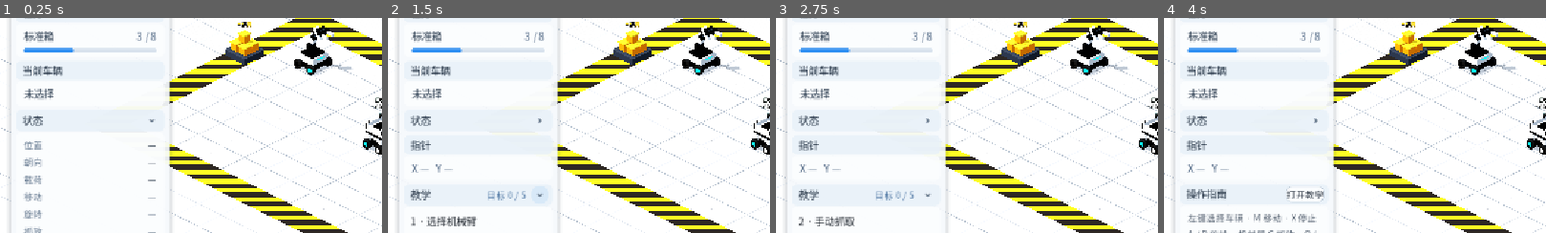
Above: before the commit, frames 1-4 (left to right).
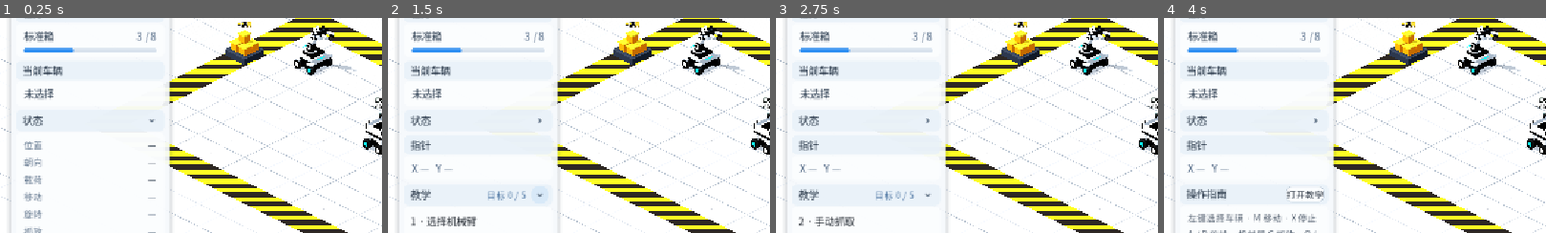
Above: after the commit, the same moments.

Repository: Ri0n72Y/automata
Game: Godot game, scene res://scenes/scene_01/scene_01_basic_packing.tscn
Two runs of this game, one before a commit and one after it. Both use one fixed random seed, a clock stepped at 60 frames per second and the inputs below.
Inputs (mouse positions are % of the whole screen's width and height, from its top left):
- Up to frame 1 (0.25 s): no input
- Up to frame 2 (1.5 s): click (20, 41) at 0.5 s; click (20, 58) at 1.27 s
- Up to frame 3 (2.75 s): click "下一步" at 2 s
- Up to frame 4 (4 s): click "上一步" at 2.75 s; click "跳过教学" at 3.5 s
The pictures show only the part of the screen within x 0-50%, y 17-67%; the shares and areas given below are measured in that part.

The runs differ from the first frame. In frame 1, 0.3% of the frame differs, in the area x 77-94%, y 3-26%; in frame 2, 0.3%; in frame 3, 0.3%; in frame 4, 0.3%.

Commit message:
art(scene-01): add beveled chassis, arm shrouds and wheel detailing

Diff:
--- a/scenes/scene_01/vehicles/arm_vehicle_placeholder.tscn
+++ b/scenes/scene_01/vehicles/arm_vehicle_placeholder.tscn
@@ -7,18 +7,8 @@
 [ext_resource type="Material" path="res://scenes/scene_01/materials/dark_mechanical_metal.tres" id="5_dark"]
 [ext_resource type="Material" path="res://scenes/scene_01/materials/rubber.tres" id="6_rubber"]
 [ext_resource type="Material" path="res://scenes/scene_01/materials/cyan_emissive.tres" id="7_cyan"]
-
-[sub_resource type="BoxMesh" id="LowerChassisMesh"]
-size = Vector3(0.74, 0.16, 0.7)
-
-[sub_resource type="BoxMesh" id="ChassisShellMesh"]
-size = Vector3(0.66, 0.24, 0.62)
-
-[sub_resource type="BoxMesh" id="TopDeckMesh"]
-size = Vector3(0.52, 0.08, 0.5)
-
-[sub_resource type="BoxMesh" id="BumperMesh"]
-size = Vector3(0.56, 0.08, 0.07)
+[ext_resource type="ArrayMesh" path="res://assets/scene_01/meshes/rounded_shell.obj" id="8_shell"]
+[ext_resource type="ArrayMesh" path="res://assets/scene_01/meshes/beveled_panel.obj" id="9_panel"]
 
 [sub_resource type="BoxMesh" id="StatusStripMesh"]
 size = Vector3(0.34, 0.035, 0.025)
@@ -47,17 +37,44 @@
 height = 0.22
 radial_segments = 24
 
-[sub_resource type="BoxMesh" id="UpperArmMesh"]
-size = Vector3(0.14, 0.48, 0.14)
-
-[sub_resource type="BoxMesh" id="LowerArmMesh"]
-size = Vector3(0.13, 0.42, 0.13)
-
-[sub_resource type="BoxMesh" id="ToolHeadMesh"]
-size = Vector3(0.34, 0.14, 0.16)
-
-[sub_resource type="BoxMesh" id="FingerMesh"]
-size = Vector3(0.07, 0.09, 0.25)
+[sub_resource type="BoxMesh" id="ArmorSkirtMesh"]
+size = Vector3(0.035, 0.105, 0.42)
+
+[sub_resource type="CylinderMesh" id="WheelRimMesh"]
+top_radius = 0.111
+bottom_radius = 0.111
+height = 0.018
+radial_segments = 32
+
+[sub_resource type="CylinderMesh" id="WheelCapMesh"]
+top_radius = 0.068
+bottom_radius = 0.068
+height = 0.022
+radial_segments = 32
+
+[sub_resource type="CylinderMesh" id="JointCapMesh"]
+top_radius = 0.087
+bottom_radius = 0.087
+height = 0.03
+radial_segments = 32
+
+[sub_resource type="CylinderMesh" id="JointCenterMesh"]
+top_radius = 0.042
+bottom_radius = 0.042
+height = 0.035
+radial_segments = 24
+
+[sub_resource type="BoxMesh" id="CoverStripMesh"]
+size = Vector3(0.017, 0.048, 0.23)
+
+[sub_resource type="BoxMesh" id="GripPadMesh"]
+size = Vector3(0.028, 0.066, 0.16)
+
+[sub_resource type="CylinderMesh" id="BaseRingMesh"]
+top_radius = 0.194
+bottom_radius = 0.194
+height = 0.037
+radial_segments = 32
 
 [sub_resource type="BoxShape3D" id="SelectionShape"]
 size = Vector3(0.91, 1.7, 0.91)
@@ -73,27 +90,32 @@
 
 [node name="LowerChassis" type="MeshInstance3D" parent="VisualRoot"]
 position = Vector3(0, 0.2, 0)
-mesh = SubResource("LowerChassisMesh")
+scale = Vector3(0.74, 0.16, 0.7)
+mesh = ExtResource("9_panel")
 material_override = ExtResource("5_dark")
 
 [node name="Body" type="MeshInstance3D" parent="VisualRoot"]
 position = Vector3(0, 0.36, 0)
-mesh = SubResource("ChassisShellMesh")
+scale = Vector3(0.66, 0.24, 0.62)
+mesh = ExtResource("8_shell")
 material_override = ExtResource("4_white")
 
 [node name="TopDeck" type="MeshInstance3D" parent="VisualRoot"]
 position = Vector3(0, 0.52, 0.015)
-mesh = SubResource("TopDeckMesh")
+scale = Vector3(0.52, 0.08, 0.5)
+mesh = ExtResource("9_panel")
 material_override = ExtResource("5_dark")
 
 [node name="FrontBumper" type="MeshInstance3D" parent="VisualRoot"]
 position = Vector3(0, 0.24, -0.365)
-mesh = SubResource("BumperMesh")
+scale = Vector3(0.56, 0.08, 0.07)
+mesh = ExtResource("9_panel")
 material_override = ExtResource("5_dark")
 
 [node name="RearBumper" type="MeshInstance3D" parent="VisualRoot"]
 position = Vector3(0, 0.24, 0.365)
-mesh = SubResource("BumperMesh")
+scale = Vector3(0.56, 0.08, 0.07)
+mesh = ExtResource("9_panel")
 material_override = ExtResource("5_dark")
 
 [node name="DirectionMarker" type="MeshInstance3D" parent="VisualRoot"]
@@ -163,7 +185,8 @@
 [node name="UpperArm" type="MeshInstance3D" parent="VisualRoot"]
 position = Vector3(0, 0.94, 0.0)
 rotation = Vector3(-0.48, 0, 0)
-mesh = SubResource("UpperArmMesh")
+scale = Vector3(0.14, 0.48, 0.14)
+mesh = ExtResource("9_panel")
 material_override = ExtResource("4_white")
 
 [node name="Elbow" type="MeshInstance3D" parent="VisualRoot"]
@@ -175,7 +198,8 @@
 [node name="LowerArm" type="MeshInstance3D" parent="VisualRoot"]
 position = Vector3(0, 1.28, -0.22)
 rotation = Vector3(0.58, 0, 0)
-mesh = SubResource("LowerArmMesh")
+scale = Vector3(0.13, 0.42, 0.13)
+mesh = ExtResource("9_panel")
 material_override = ExtResource("4_white")
 
 [node name="Wrist" type="MeshInstance3D" parent="VisualRoot"]
@@ -186,22 +210,231 @@
 
 [node name="WorkHead" type="MeshInstance3D" parent="VisualRoot"]
 position = Vector3(0, 1.42, -0.45)
-mesh = SubResource("ToolHeadMesh")
+scale = Vector3(0.34, 0.14, 0.16)
+mesh = ExtResource("8_shell")
 material_override = ExtResource("5_dark")
 
 [node name="GripperLeft" type="MeshInstance3D" parent="VisualRoot"]
 position = Vector3(-0.13, 1.37, -0.62)
-mesh = SubResource("FingerMesh")
+scale = Vector3(0.07, 0.09, 0.25)
+mesh = ExtResource("9_panel")
 material_override = ExtResource("4_white")
 
 [node name="GripperRight" type="MeshInstance3D" parent="VisualRoot"]
 position = Vector3(0.13, 1.37, -0.62)
-mesh = SubResource("FingerMesh")
+scale = Vector3(0.07, 0.09, 0.25)
+mesh = ExtResource("9_panel")
 material_override = ExtResource("4_white")
 
 [node name="WristStatus" type="MeshInstance3D" parent="VisualRoot"]
 position = Vector3(0, 1.47, -0.455)
 scale = Vector3(0.52, 0.52, 0.52)
+mesh = SubResource("StatusStripMesh")
+material_override = ExtResource("7_cyan")
+
+[node name="ArmorSkirtLeft" type="MeshInstance3D" parent="VisualRoot"]
+position = Vector3(-0.347, 0.323, 0)
+mesh = SubResource("ArmorSkirtMesh")
+material_override = ExtResource("5_dark")
+
+[node name="ArmorSkirtRight" type="MeshInstance3D" parent="VisualRoot"]
+position = Vector3(0.347, 0.323, 0)
+mesh = SubResource("ArmorSkirtMesh")
+material_override = ExtResource("5_dark")
+
+[node name="FenderFrontLeft" type="MeshInstance3D" parent="VisualRoot"]
+position = Vector3(-0.367, 0.339, -0.27)
+scale = Vector3(0.218, 0.057, 0.192)
+mesh = ExtResource("9_panel")
+material_override = ExtResource("4_white")
+
+[node name="RimFrontLeft" type="MeshInstance3D" parent="VisualRoot"]
+position = Vector3(-0.435, 0.16, -0.27)
+rotation = Vector3(0, 0, 1.5708)
+mesh = SubResource("WheelRimMesh")
+material_override = ExtResource("5_dark")
+
+[node name="HubHighlightFrontLeft" type="MeshInstance3D" parent="VisualRoot"]
+position = Vector3(-0.447, 0.16, -0.27)
+rotation = Vector3(0, 0, 1.5708)
+mesh = SubResource("WheelCapMesh")
+material_override = ExtResource("7_cyan")
+
+[node name="FenderRearLeft" type="MeshInstance3D" parent="VisualRoot"]
+position = Vector3(-0.367, 0.339, 0.27)
+scale = Vector3(0.218, 0.057, 0.192)
+mesh = ExtResource("9_panel")
+material_override = ExtResource("4_white")
+
+[node name="RimRearLeft" type="MeshInstance3D" parent="VisualRoot"]
+position = Vector3(-0.435, 0.16, 0.27)
+rotation = Vector3(0, 0, 1.5708)
+mesh = SubResource("WheelRimMesh")
+material_override = ExtResource("5_dark")
+
+[node name="HubHighlightRearLeft" type="MeshInstance3D" parent="VisualRoot"]
+position = Vector3(-0.447, 0.16, 0.27)
+rotation = Vector3(0, 0, 1.5708)
+mesh = SubResource("WheelCapMesh")
+material_override = ExtResource("4_white")
+
+[node name="FenderFrontRight" type="MeshInstance3D" parent="VisualRoot"]
+position = Vector3(0.367, 0.339, -0.27)
+scale = Vector3(0.218, 0.057, 0.192)
+mesh = ExtResource("9_panel")
+material_override = ExtResource("4_white")
+
+[node name="RimFrontRight" type="MeshInstance3D" parent="VisualRoot"]
+position = Vector3(0.435, 0.16, -0.27)
+rotation = Vector3(0, 0, 1.5708)
+mesh = SubResource("WheelRimMesh")
+material_override = ExtResource("5_dark")
+
+[node name="HubHighlightFrontRight" type="MeshInstance3D" parent="VisualRoot"]
+position = Vector3(0.447, 0.16, -0.27)
+rotation = Vector3(0, 0, 1.5708)
+mesh = SubResource("WheelCapMesh")
+material_override = ExtResource("7_cyan")
+
+[node name="FenderRearRight" type="MeshInstance3D" parent="VisualRoot"]
+position = Vector3(0.367, 0.339, 0.27)
+scale = Vector3(0.218, 0.057, 0.192)
+mesh = ExtResource("9_panel")
+material_override = ExtResource("4_white")
+
+[node name="RimRearRight" type="MeshInstance3D" parent="VisualRoot"]
+position = Vector3(0.435, 0.16, 0.27)
+rotation = Vector3(0, 0, 1.5708)
+mesh = SubResource("WheelRimMesh")
+material_override = ExtResource("5_dark")
+
+[node name="HubHighlightRearRight" type="MeshInstance3D" parent="VisualRoot"]
+position = Vector3(0.447, 0.16, 0.27)
+rotation = Vector3(0, 0, 1.5708)
+mesh = SubResource("WheelCapMesh")
+material_override = ExtResource("4_white")
+
+[node name="ArmBaseBezel" type="MeshInstance3D" parent="VisualRoot"]
+position = Vector3(0, 0.57, 0.08)
+mesh = SubResource("BaseRingMesh")
+material_override = ExtResource("4_white")
+
+[node name="ShoulderCoverLeft" type="MeshInstance3D" parent="VisualRoot"]
+position = Vector3(-0.12, 0.75, 0.08)
+rotation = Vector3(0, 0, 1.5708)
+mesh = SubResource("JointCapMesh")
+material_override = ExtResource("4_white")
+
+[node name="ShoulderCoreLeft" type="MeshInstance3D" parent="VisualRoot"]
+position = Vector3(-0.14, 0.75, 0.08)
+rotation = Vector3(0, 0, 1.5708)
+mesh = SubResource("JointCenterMesh")
+material_override = ExtResource("5_dark")
+
+[node name="ShoulderCoverRight" type="MeshInstance3D" parent="VisualRoot"]
+position = Vector3(0.12, 0.75, 0.08)
+rotation = Vector3(0, 0, 1.5708)
+mesh = SubResource("JointCapMesh")
+material_override = ExtResource("4_white")
+
+[node name="ShoulderCoreRight" type="MeshInstance3D" parent="VisualRoot"]
+position = Vector3(0.14, 0.75, 0.08)
+rotation = Vector3(0, 0, 1.5708)
+mesh = SubResource("JointCenterMesh")
+material_override = ExtResource("5_dark")
+
+[node name="ElbowCoverLeft" type="MeshInstance3D" parent="VisualRoot"]
+position = Vector3(-0.12, 1.13, -0.11)
+rotation = Vector3(0, 0, 1.5708)
+mesh = SubResource("JointCapMesh")
+material_override = ExtResource("4_white")
+
+[node name="ElbowCoreLeft" type="MeshInstance3D" parent="VisualRoot"]
+position = Vector3(-0.14, 1.13, -0.11)
+rotation = Vector3(0, 0, 1.5708)
+mesh = SubResource("JointCenterMesh")
+material_override = ExtResource("5_dark")
+
+[node name="ElbowCoverRight" type="MeshInstance3D" parent="VisualRoot"]
+position = Vector3(0.12, 1.13, -0.11)
+rotation = Vector3(0, 0, 1.5708)
+mesh = SubResource("JointCapMesh")
+material_override = ExtResource("4_white")
+
+[node name="ElbowCoreRight" type="MeshInstance3D" parent="VisualRoot"]
+position = Vector3(0.14, 1.13, -0.11)
+rotation = Vector3(0, 0, 1.5708)
+mesh = SubResource("JointCenterMesh")
+material_override = ExtResource("5_dark")
+
+[node name="WristCoverLeft" type="MeshInstance3D" parent="VisualRoot"]
+position = Vector3(-0.12, 1.43, -0.34)
+rotation = Vector3(0, 0, 1.5708)
+mesh = SubResource("JointCapMesh")
+material_override = ExtResource("4_white")
+
+[node name="WristCoreLeft" type="MeshInstance3D" parent="VisualRoot"]
+position = Vector3(-0.14, 1.43, -0.34)
+rotation = Vector3(0, 0, 1.5708)
+mesh = SubResource("JointCenterMesh")
+material_override = ExtResource("5_dark")
+
+[node name="WristCoverRight" type="MeshInstance3D" parent="VisualRoot"]
+position = Vector3(0.12, 1.43, -0.34)
+rotation = Vector3(0, 0, 1.5708)
+mesh = SubResource("JointCapMesh")
+material_override = ExtResource("4_white")
+
+[node name="WristCoreRight" type="MeshInstance3D" parent="VisualRoot"]
+position = Vector3(0.14, 1.43, -0.34)
+rotation = Vector3(0, 0, 1.5708)
+mesh = SubResource("JointCenterMesh")
+material_override = ExtResource("5_dark")
+
+[node name="UpperArmOuterPanel" type="MeshInstance3D" parent="VisualRoot"]
+position = Vector3(0, 0.94, 0.005)
+rotation = Vector3(-0.48, 0, 0)
+scale = Vector3(0.162, 0.4, 0.159)
+mesh = ExtResource("9_panel")
+material_override = ExtResource("4_white")
+
+[node name="LowerArmOuterPanel" type="MeshInstance3D" parent="VisualRoot"]
+position = Vector3(0, 1.285, -0.22)
+rotation = Vector3(0.58, 0, 0)
+scale = Vector3(0.153, 0.345, 0.152)
+mesh = ExtResource("9_panel")
+material_override = ExtResource("4_white")
+
+[node name="ForearmPinLeft" type="MeshInstance3D" parent="VisualRoot"]
+position = Vector3(-0.095, 1.272, -0.22)
+rotation = Vector3(0.58, 0, 0)
+mesh = SubResource("CoverStripMesh")
+material_override = ExtResource("5_dark")
+
+[node name="ForearmPinRight" type="MeshInstance3D" parent="VisualRoot"]
+position = Vector3(0.095, 1.272, -0.22)
+rotation = Vector3(0.58, 0, 0)
+mesh = SubResource("CoverStripMesh")
+material_override = ExtResource("5_dark")
+
+[node name="ToolPadLeft" type="MeshInstance3D" parent="VisualRoot"]
+position = Vector3(-0.085, 1.37, -0.72)
+mesh = SubResource("GripPadMesh")
+material_override = ExtResource("5_dark")
+
+[node name="ToolPadRight" type="MeshInstance3D" parent="VisualRoot"]
+position = Vector3(0.085, 1.37, -0.72)
+mesh = SubResource("GripPadMesh")
+material_override = ExtResource("5_dark")
+
+[node name="ChassisTopServicePanel" type="MeshInstance3D" parent="VisualRoot"]
+position = Vector3(0, 0.57, 0.29)
+scale = Vector3(0.36, 0.028, 0.115)
+mesh = ExtResource("9_panel")
+material_override = ExtResource("4_white")
+
+[node name="RearBeacon" type="MeshInstance3D" parent="VisualRoot"]
+position = Vector3(0, 0.572, 0.349)
 mesh = SubResource("StatusStripMesh")
 material_override = ExtResource("7_cyan")
 
Not shown: 1 places in scenes/scene_01/vehicles/arm_vehicle_placeholder.tscn that only renumber resources
